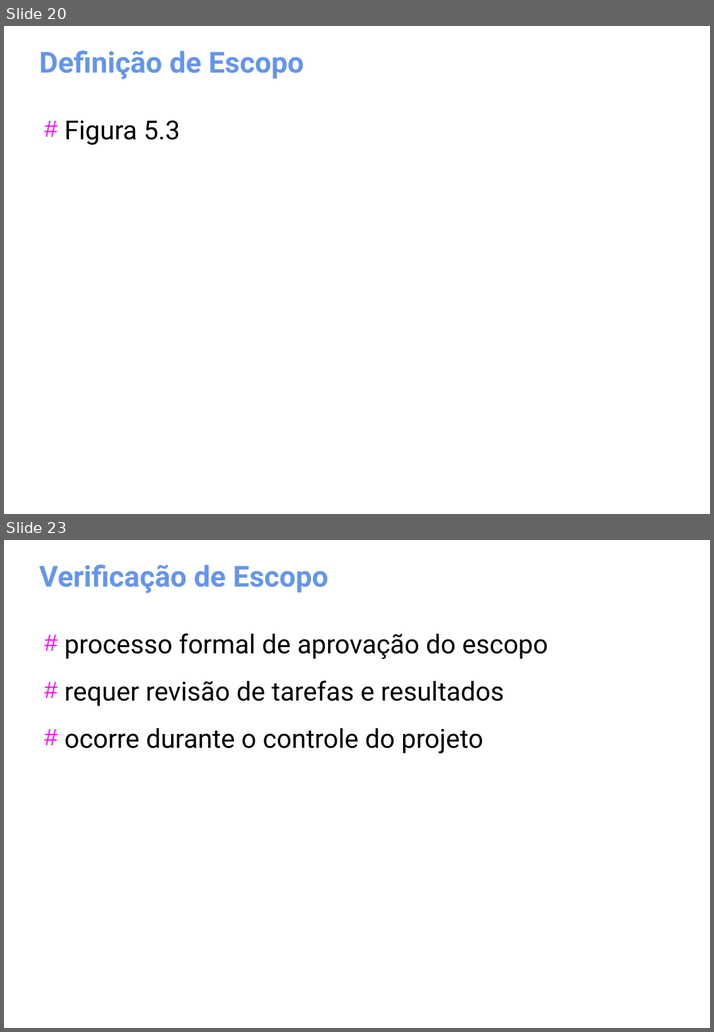
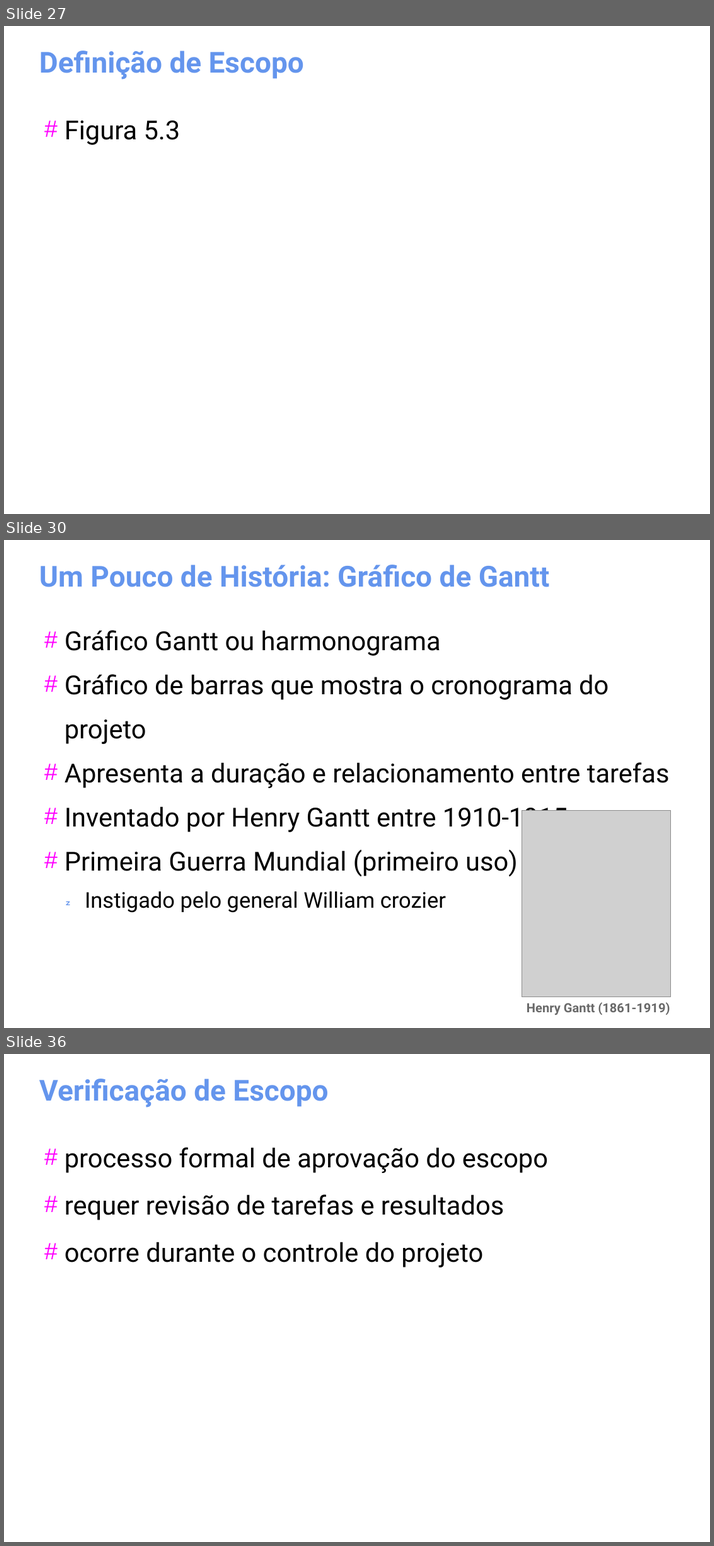
Before and after one commit to gomesluiz/gestao-de-projetos, a slide deck: aulas/project-aula-01.odp. Shown one above the other, each under a label of ours: slides 20 and 23 before the commit, slides 27, 30 and 36 after it; the slides between them are not shown. The pictures are 714x1032 and 714x1546 pixels, drawn with LibreOffice and Linux fonts; fonts in the diff are those of the drawing; grey boxes stand for pictures. Boxes give left, top, right and bottom in pixels: in the first picture for what was removed or moved away, otherwise in the second. Text is boxed around its words. In the diff, an @@ line names an element or a change of style, - is before the commit and + after.

```diff
--- a/aulas/project-aula-01.odp
+++ b/aulas/project-aula-01.odp
@@ slide 30 added at [4, 540, 710, 1028], background #FFFFFF @@
@@ title added at [39, 565, 550, 587], 32 pt, text #6495ED, bold @@
+Um Pouco de História: Gráfico de Gantt
@@ text added at [64, 630, 669, 912], 29 pt, text #000000 @@
+# Gráfico Gantt ou harmonograma
+# Gráfico de barras que mostra o cronograma do projeto
+# Apresenta a duração e relacionamento entre tarefas
+# Inventado por Henry Gantt entre 1910-1915
+# Primeira Guerra Mundial (primeiro uso)
+   Instigado pelo general William crozier
@@ picture added at [521, 810, 670, 996] @@
@@ text added at [526, 1002, 669, 1015], 14 pt, text #696969, bold @@
+Henry Gantt (1861-1919)
@@ what was slide 20 is now slide 27 @@
@@ what was slide 23 is now slide 36 @@
```
Also in this commit, not shown: 10 slides changed, 13 other slides added, 1 slide removed.
